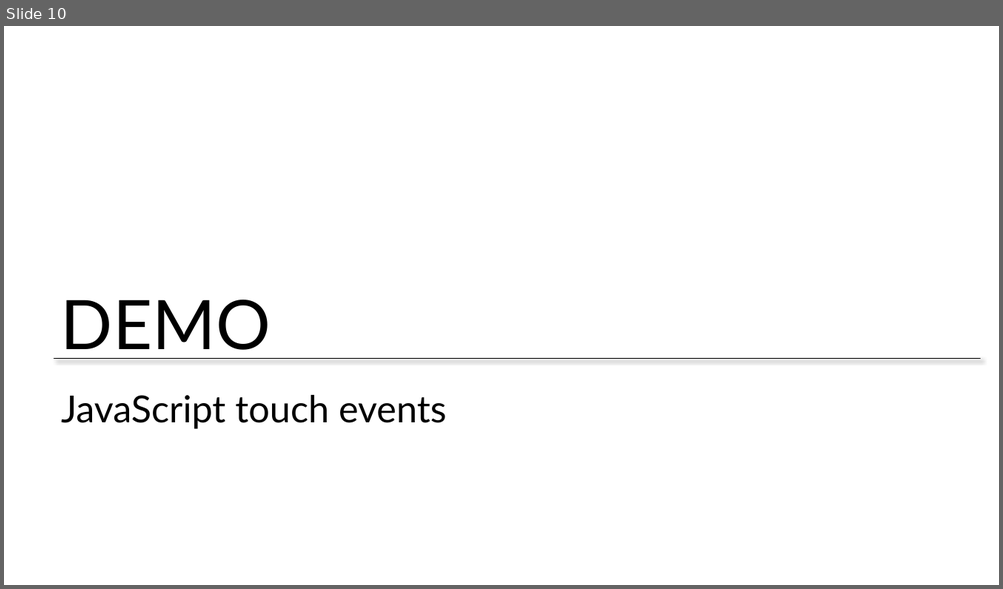
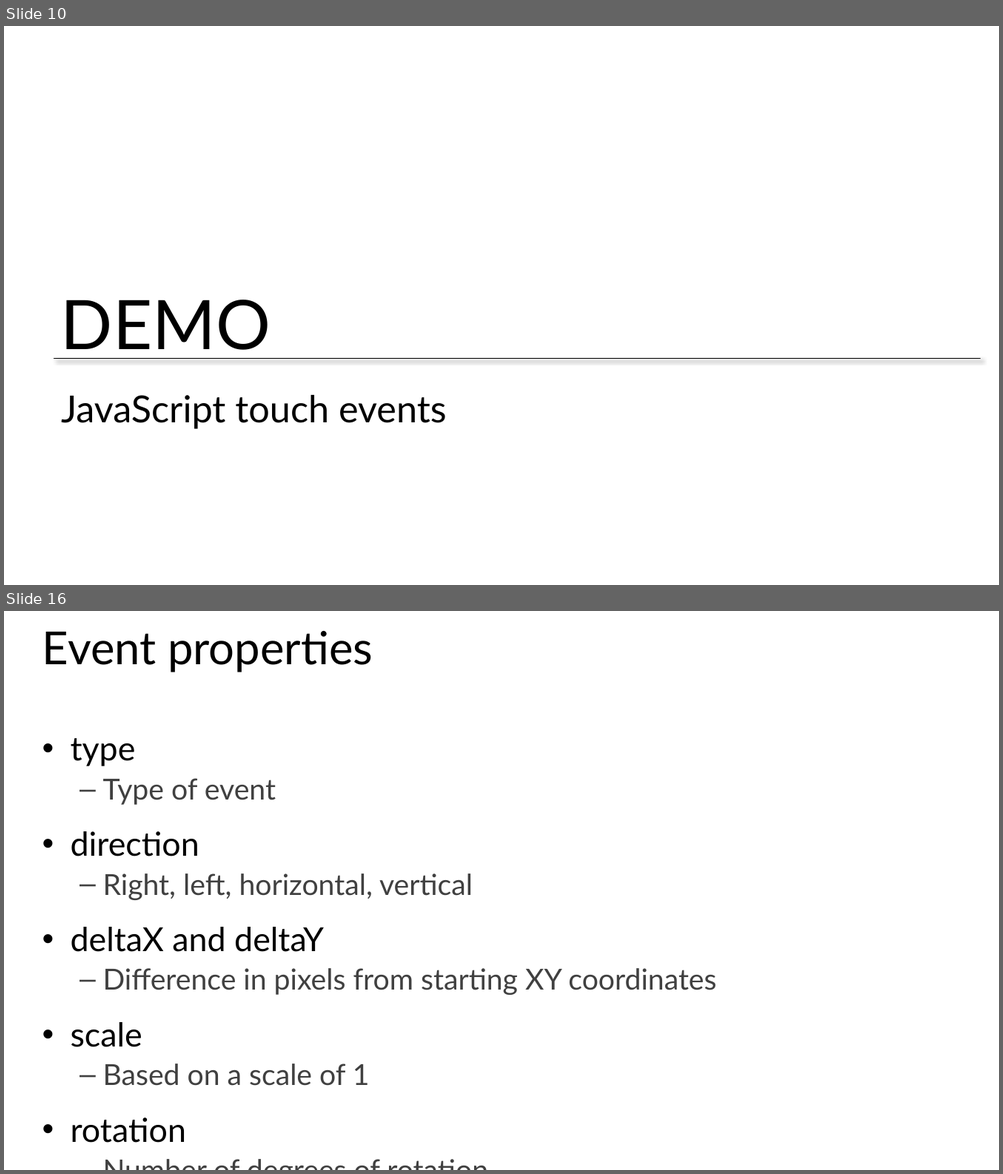
Before and after one commit to CharaD7/FrayedKnot, a slide deck: Slides/Mod 3 - Integrating Touch.pptx. Shown one above the other, each under a label of ours: slide 10 before the commit, slides 10 and 16 after it; the slides between them are not shown. The pictures are 1003x589 and 1003x1174 pixels, drawn with LibreOffice and Linux fonts; fonts in the diff are those of the drawing; background and template pictures are left out. Boxes give left, top, right and bottom in pixels: in the first picture for what was removed or moved away, otherwise in the second. Text is boxed around its words. In the diff, an @@ line names an element or a change of style, - is before the commit and + after.

```diff
--- a/Slides/Mod 3 - Integrating Touch.pptx
+++ b/Slides/Mod 3 - Integrating Touch.pptx
@@ slide 16 added at (4, 611, 999, 1170), background #FFFFFF @@
@@ title added at (42, 631, 373, 672), 44 pt, text #000000 @@
+Event properties
@@ text added at (71, 738, 716, 1143), 28 pt, text #404040 @@
+• type
+  – Type of event
+• direction
+  – Right, left, horizontal, vertical
+• deltaX and deltaY
+  – Difference in pixels from starting XY coordinates
+• scale
+  – Based on a scale of 1
+• rotation
+  – Number of degrees of rotation
```
Also in this commit, not shown: 8 other slides added, 20 other files.
